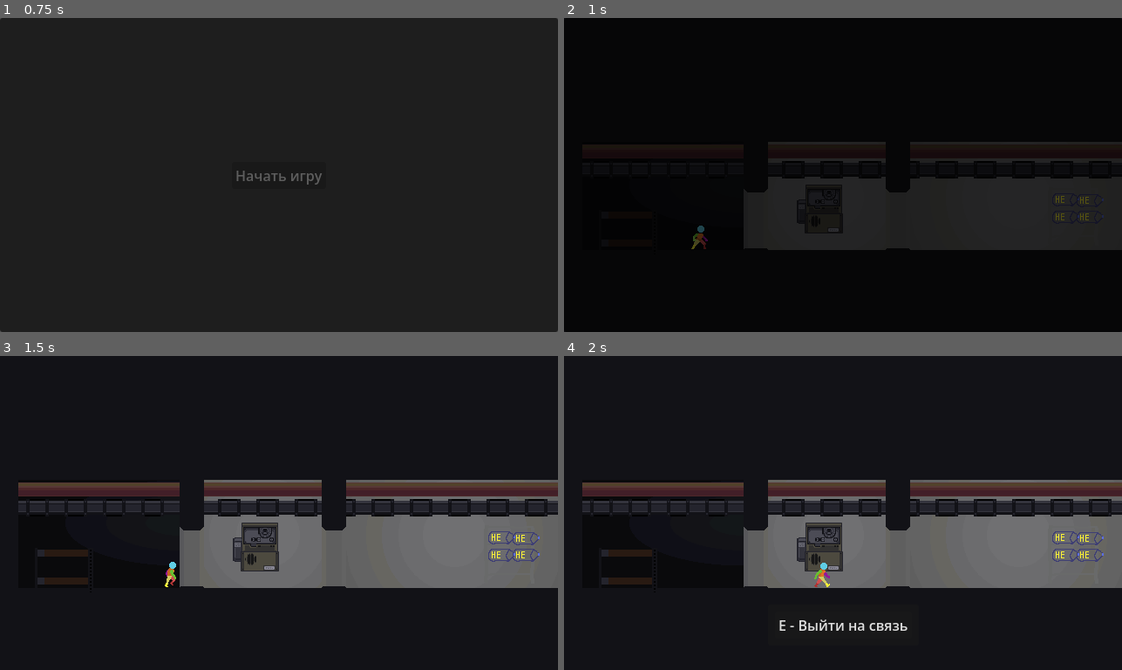
Above: before the commit, frames 1-4 (two rows, left to right).
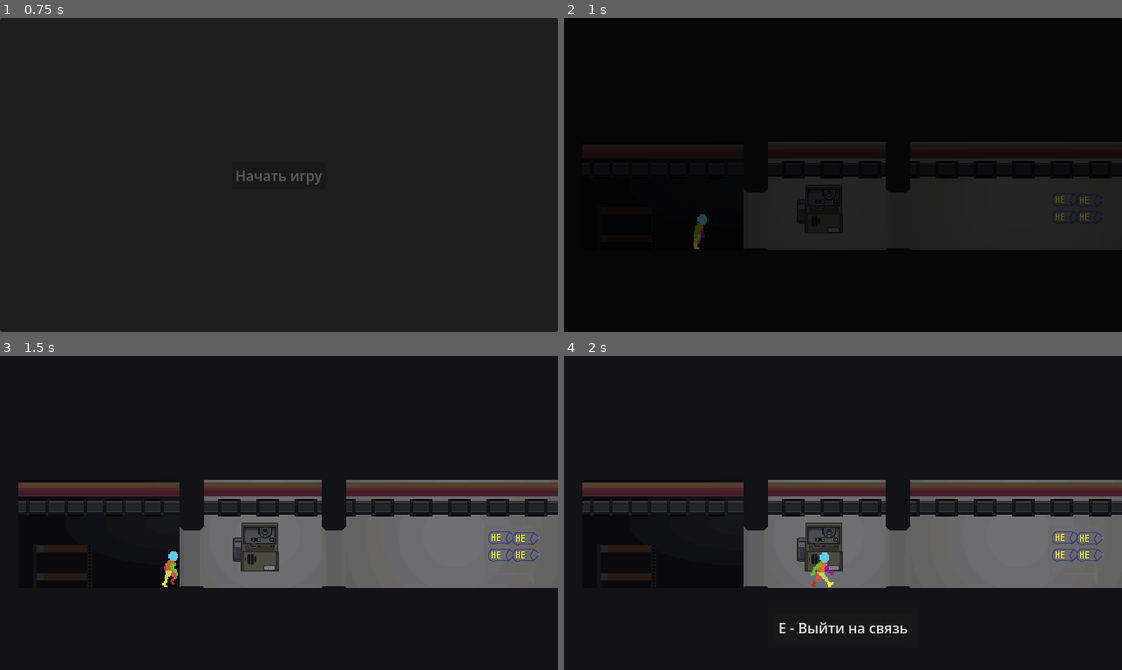
Above: after the commit, the same moments.

Repository: Rootslove/sib-jam-2026
Game: Godot game, scene res://levels/MainMenu.tscn
Same seed, same stepped clock (60 frames per second), same inputs: the game is played once before the commit and once after it.
Inputs (mouse positions are in pixels of both pictures, inside the frame that each line leads up to):
- Up to frame 1 (0.75 s): click "Начать игру" at 0.5 s
- Up to frame 2 (1 s): no input
- Up to frame 3 (1.5 s): move the mouse to (401, 497) at 1.27 s; hold Right (ui_right) from 1.28 s (still down); click (401, 497) at 1.42 s
- Up to frame 4 (2 s): keep holding Right (ui_right)

Frame 1 is identical in both runs. In frame 2, 0.2% of the frame differs, in the area x 22-26%, y 62-74%; in frame 3, 0.7%; in frame 4, 1.1%, in the area x 6-62%, y 60-89%.

Commit message:
абырвалг

Diff:
--- a/globals/game_manager.gd
+++ b/globals/game_manager.gd
@@ -3,9 +3,24 @@
 
 signal dialogue_finished(id : String)
 
+var shots_needed : int = 0
+var dialogue : DialogRes
 var player : PlayerCharacter
+var salt_levels : Array[String] = ["не соленый", "слабосоленый", "соленый", "пересолил", "да тут одна соль!"]
+var shots_required_amount : int = 0
+
+func _ready() -> void:
+	dialogue = DialogRes.new()
+	dialogue.id = "adffgg"
+	dialogue.phrases.append("Не спать, не спать! Стерлять! Стрелять!!")
+	dialogue.speaker = "Голоса в голове"
 
 func sleep(new_scene_path : String) -> void:
+	print(shots_needed)
+	if shots_needed > 0 :
+		SceneLoader.play_animation()
+		player.hud.start_dialogue(dialogue)
+		return
 	print("sleep well, fella")
 	SceneLoader.load_scene(new_scene_path, true)
 	await SceneLoader.load_finished
--- a/globals/scene_loader.gd
+++ b/globals/scene_loader.gd
@@ -61,3 +61,9 @@
 
 func load_previous() -> void :
 	load_scene(previous_scene_path)
+
+func play_animation() -> void :
+	var load_screen : LoadingScreen = loading_screen.instantiate()
+	add_child(load_screen)
+	await load_screen.loading_screen_ready
+	load_screen.on_load_finished()
--- a/levels/cooking/CookingTable.tscn
+++ b/levels/cooking/CookingTable.tscn
@@ -3,6 +3,7 @@
 [ext_resource type="PackedScene" uid="uid://cphvmyxprx75f" path="res://scenes/objects/salter/Salter.tscn" id="1_cojxw"]
 [ext_resource type="Script" uid="uid://doe0jq3w8814c" path="res://levels/cooking/cooking_table.gd" id="1_m4ugx"]
 [ext_resource type="PackedScene" uid="uid://btik5ldm7lqh6" path="res://scenes/objects/salter/SaltPiece.tscn" id="2_ks5bk"]
+[ext_resource type="Script" uid="uid://c2c273mtqokbc" path="res://levels/cooking/salt_progress_bar.gd" id="4_m4ugx"]
 
 [sub_resource type="RectangleShape2D" id="RectangleShape2D_cojxw"]
 size = Vector2(918, 20)
@@ -17,10 +18,9 @@
 [sub_resource type="Shortcut" id="Shortcut_kbru1"]
 events = [SubResource("InputEventKey_m4ugx")]
 
-[node name="CookingTable" type="Node2D" unique_id=570553603 node_paths=PackedStringArray("salter", "shell", "shell_anchor")]
+[node name="CookingTable" type="Node2D" unique_id=570553603 node_paths=PackedStringArray("salter", "shell_anchor")]
 script = ExtResource("1_m4ugx")
 salter = NodePath("Salter")
-shell = NodePath("")
 shell_anchor = NodePath("SalterAnchor")
 
 [node name="StaticBody2D" type="StaticBody2D" parent="." unique_id=1909229277]
@@ -53,8 +53,9 @@
 position = Vector2(-19, 167)
 shape = SubResource("RectangleShape2D_ks5bk")
 
-[node name="Salter" parent="." unique_id=624381517 node_paths=PackedStringArray("anchor") instance=ExtResource("1_cojxw")]
-position = Vector2(132, 241)
+[node name="Salter" parent="." unique_id=624381517 node_paths=PackedStringArray("table", "anchor") instance=ExtResource("1_cojxw")]
+position = Vector2(68, 244)
+table = NodePath("..")
 salt = ExtResource("2_ks5bk")
 anchor = NodePath("../SalterAnchor")
 
@@ -63,8 +64,37 @@
 
 [node name="ExitButton" type="Button" parent="." unique_id=1658832286]
 unique_name_in_owner = true
-offset_left = 347.0
-offset_top = -144.0
-offset_right = 355.0
-offset_bottom = -136.0
+offset_left = 558.0
+offset_top = 315.0
+offset_right = 622.0
+offset_bottom = 346.0
 shortcut = SubResource("Shortcut_kbru1")
+text = "Готово"
+
+[node name="ResetButton" type="Button" parent="." unique_id=1287804931]
+unique_name_in_owner = true
+offset_left = 524.0
+offset_top = 12.0
+offset_right = 621.0
+offset_bottom = 43.0
+text = "Убрать всё"
+
+[node name="SaltProgressBar" type="ProgressBar" parent="." unique_id=1226975418 node_paths=PackedStringArray("table")]
+unique_name_in_owner = true
+offset_left = 212.0
+offset_top = 17.0
+offset_right = 439.0
+offset_bottom = 39.0
+max_value = 9.0
+step = 1.0
+show_percentage = false
+script = ExtResource("4_m4ugx")
+table = NodePath("..")
+
+[node name="SaltProgressText" type="Label" parent="SaltProgressBar" unique_id=1301463754]
+unique_name_in_owner = true
+layout_mode = 0
+offset_left = 66.0
+offset_top = -1.0
+offset_right = 106.0
+offset_bottom = 22.0
--- a/levels/cooking/cooking_table.gd
+++ b/levels/cooking/cooking_table.gd
@@ -11,6 +11,7 @@
 	GManager.player.carried_item.reparent(shell_anchor, false)
 	shell = GManager.player.carried_item
 	%ExitButton.pressed.connect(exit)
+	%ResetButton.pressed.connect(clean_shell)
 	shell.scale = Vector2(7, 7)
 
 func _exit_tree() -> void:
@@ -20,3 +21,9 @@
 
 func exit() -> void:
 	SceneLoader.load_previous()
+
+func clean_shell() -> void :
+	shell.salt_amount = 0
+	for child : Node2D in shell.get_child(1).get_children() :
+		if child is Spice :
+			child.queue_free()
--- /dev/null
+++ b/levels/cooking/salt_progress_bar.gd
@@ -0,0 +1,7 @@
+extends ProgressBar
+
+@export var table : CookingTable
+
+func _process(delta: float) -> void:
+	value = table.shell.salt_amount % 10
+	%SaltProgressText.text = GManager.salt_levels[clampf(table.shell.salt_amount / 10, 0, 4)]
--- a/levels/day_1/day_1.tscn
+++ b/levels/day_1/day_1.tscn
@@ -1,6 +1,7 @@
 [gd_scene format=3 uid="uid://blf3tcwbrf015"]
 
 [ext_resource type="Texture2D" uid="uid://cq5hhl7r8l1tf" path="res://assets/sprites/BG/skyBox.png" id="1_1cyvw"]
+[ext_resource type="Script" uid="uid://cb6xfknn214i5" path="res://levels/main_scene.gd" id="1_nlco8"]
 [ext_resource type="Texture2D" uid="uid://cd2i05qya2dn0" path="res://assets/sprites/BG/2/background.png" id="2_nlco8"]
 [ext_resource type="Texture2D" uid="uid://bg2nk36ohfqnq" path="res://assets/sprites/BG/2/foreground.png" id="3_y75v8"]
 [ext_resource type="PackedScene" uid="uid://27xvq0m6khfa" path="res://scenes/objects/Bed/Bed.tscn" id="4_lkjiq"]
@@ -20,6 +21,8 @@
 size = Vector2(50, 240)
 
 [node name="Main" type="Node2D" unique_id=933123736]
+script = ExtResource("1_nlco8")
+shots_needed = 4
 
 [node name="Background" type="Node2D" parent="." unique_id=1320744120]
 position = Vector2(475, 199)
@@ -63,7 +66,7 @@
 
 [node name="Bed" parent="Objects" unique_id=125741387 instance=ExtResource("4_lkjiq")]
 unique_name_in_owner = true
-position = Vector2(58, 268)
+position = Vector2(56, 263)
 collision_layer = 0
 collision_mask = 2
 next_scene = "uid://c32aw6ba7trk1"
@@ -93,5 +96,5 @@
 metadata/_custom_type_script = "uid://cf8wu1u008fwv"
 
 [node name="PlayerCharacter" parent="." unique_id=1584477530 node_paths=PackedStringArray("hud") instance=ExtResource("13_1rfrp")]
-position = Vector2(136, 251)
+position = Vector2(136, 240)
 hud = NodePath("../Hud")
--- a/levels/day_2/day_2.tscn
+++ b/levels/day_2/day_2.tscn
@@ -7,6 +7,7 @@
 [ext_resource type="PackedScene" uid="uid://c04rsj6fmxabk" path="res://scenes/objects/shelve&shells/Shelve.tscn" id="5_riaxp"]
 [ext_resource type="PackedScene" uid="uid://do75j6bj5h4g0" path="res://scenes/objects/gun/Gun.tscn" id="6_jd12e"]
 [ext_resource type="PackedScene" uid="uid://dlkmg8nfuoqta" path="res://scenes/objects/Radio/Radio.tscn" id="7_jtuo5"]
+[ext_resource type="Script" uid="uid://7s6a2fioptub" path="res://scripts/shell_requirements.gd" id="7_oj2f0"]
 [ext_resource type="Script" uid="uid://bdvw2h0krd13u" path="res://scripts/dialog_res.gd" id="8_b244s"]
 [ext_resource type="Resource" uid="uid://dokkpgphpawdn" path="res://levels/day_1/radio_day_1.tres" id="9_xmq0b"]
 [ext_resource type="PackedScene" uid="uid://jef01uyf7dly" path="res://scenes/objects/cooking_table/TableObj.tscn" id="10_i6mo8"]
@@ -19,6 +20,27 @@
 
 [sub_resource type="RectangleShape2D" id="RectangleShape2D_pcet7"]
 size = Vector2(50, 240)
+
+[sub_resource type="Resource" id="Resource_oj2f0"]
+script = ExtResource("8_b244s")
+phrases = Array[String](["Я хочу соленый снаряд", "Посоли его как следует, но не перебощи!"])
+speaker = "Твоя пушка"
+id = "111"
+metadata/_custom_type_script = "uid://bdvw2h0krd13u"
+
+[sub_resource type="Resource" id="Resource_tyo1q"]
+script = ExtResource("8_b244s")
+phrases = Array[String](["Неплохо, хороший снаряд"])
+speaker = "Твоя пушка"
+id = "123"
+metadata/_custom_type_script = "uid://bdvw2h0krd13u"
+
+[sub_resource type="Resource" id="Resource_mgn70"]
+script = ExtResource("7_oj2f0")
+salt_level = 20
+help_text = SubResource("Resource_oj2f0")
+reqs_met_dialogue = SubResource("Resource_tyo1q")
+metadata/_custom_type_script = "uid://7s6a2fioptub"
 
 [node name="Day2" type="Node2D" unique_id=421249562]
 
@@ -64,7 +86,7 @@
 
 [node name="Bed" parent="Objects" unique_id=1378789970 instance=ExtResource("4_tyo1q")]
 unique_name_in_owner = true
-position = Vector2(58, 268)
+position = Vector2(59, 262)
 collision_layer = 0
 collision_mask = 2
 next_scene = "uid://blf3tcwbrf015"
@@ -73,9 +95,11 @@
 [node name="Shelve" parent="Objects" unique_id=325387380 instance=ExtResource("5_riaxp")]
 unique_name_in_owner = true
 position = Vector2(564, 223)
+amount = 1
 
 [node name="Gun" parent="Objects" unique_id=1644629653 instance=ExtResource("6_jd12e")]
 position = Vector2(866, 109)
+reqs = Array[ExtResource("7_oj2f0")]([SubResource("Resource_mgn70")])
 
 [node name="Radio" parent="Objects" unique_id=705585387 instance=ExtResource("7_jtuo5")]
 position = Vector2(274, 221)
@@ -97,5 +121,5 @@
 metadata/_custom_type_script = "uid://cf8wu1u008fwv"
 
 [node name="PlayerCharacter" parent="." unique_id=1584477530 node_paths=PackedStringArray("hud") instance=ExtResource("13_wxdu8")]
-position = Vector2(136, 251)
+position = Vector2(142, 243)
 hud = NodePath("../Hud")
--- a/levels/main_scene.gd
+++ b/levels/main_scene.gd
@@ -1,14 +1,8 @@
 extends Node2D
 
 @export var he_shell : PackedScene
+@export var shots_needed : int = 1
 var is_ready : bool = false
 
 func _ready() -> void:
-	if is_ready :
-		return
-
-	%Shelve.add_shell(he_shell.instantiate())
-	%Shelve.add_shell(he_shell.instantiate())
-	%Shelve.add_shell(he_shell.instantiate())
-	%Shelve.add_shell(he_shell.instantiate())
-	is_ready = true
+	GManager.shots_needed = shots_needed
--- a/scenes/PlayerCharacter.tscn
+++ b/scenes/PlayerCharacter.tscn
@@ -61,6 +61,7 @@
 }
 
 [node name="PlayerCharacter" type="CharacterBody2D" unique_id=1584477530]
+scale = Vector2(1.4, 1.4)
 collision_layer = 2
 script = ExtResource("1_cij07")
 
--- a/scenes/UI/HUD.tscn
+++ b/scenes/UI/HUD.tscn
@@ -28,7 +28,7 @@
 offset_right = 148.5
 grow_horizontal = 2
 grow_vertical = 0
-theme_override_constants/margin_bottom = 24
+theme_override_constants/margin_bottom = 18
 
 [node name="PanelContainer" type="PanelContainer" parent="ActionContainer" unique_id=951263260]
 layout_mode = 2
@@ -60,12 +60,13 @@
 anchor_top = 1.0
 anchor_right = 0.5
 anchor_bottom = 1.0
-offset_left = -148.5
-offset_top = -79.0
-offset_right = 148.5
+offset_left = -148.0
+offset_top = -80.0
+offset_right = 149.0
+offset_bottom = -1.0
 grow_horizontal = 2
 grow_vertical = 0
-theme_override_constants/margin_bottom = 24
+theme_override_constants/margin_bottom = 18
 
 [node name="PanelContainer" type="PanelContainer" parent="HitnContainer" unique_id=323843900]
 layout_mode = 2
--- a/scenes/UI/dialogue_panel.gd
+++ b/scenes/UI/dialogue_panel.gd
@@ -58,6 +58,8 @@
 	self.visible = false
 
 func start_dialogue(dialog : DialogRes) -> void:
+	hide_timer.stop()
+	phrase_timer.stop()
 	if current_phrase_idx != current_dialogue.size() || cur_char_idx != full_text.length() :
 		GManager.dialogue_finished.emit(cur_dialogue_id)
 	%CharacterName.text = dialog.speaker
--- a/scenes/objects/Bed/bed.gd
+++ b/scenes/objects/Bed/bed.gd
@@ -4,4 +4,4 @@
 @export_file var next_scene : String
 
 func on_button_pressed() -> void:
-	SceneLoader.load_scene(next_scene)
+	GManager.sleep(next_scene)
--- a/scenes/objects/gun/gun.gd
+++ b/scenes/objects/gun/gun.gd
@@ -3,6 +3,8 @@
 
 @export var shoot_string = "Е - выстрелить!"
 @export var hint_string = "нет снаряда"
+@export var reqs : Array[ShellRequirements]
+var cur_req_idx : int = 0
 
 var is_firing : bool = false
 
@@ -21,10 +23,14 @@
 		player.hud.show_action(shoot_string)
 
 func on_button_pressed() -> void:
+	if not check_reqs() :
+		player.hud.hide_action()
+		return
 	player.drop_item().queue_free()
 	player.hud.hide_action()
 	%AnimatedSprite2D.play("fire")
 	is_firing = true
+	GManager.shots_needed -= 1
 
 func on_animation_finished() -> void:
 	if is_firing :
@@ -34,3 +40,13 @@
 		var bodies = get_overlapping_bodies()
 		if not bodies.is_empty() :
 			notify_player_enter(bodies[0])
+
+func check_reqs() -> bool:
+	print("check")
+	if reqs.is_empty() || reqs.size() <= cur_req_idx:
+		return true
+	if player.carried_item.salt_amount < reqs[cur_req_idx].salt_level || player.carried_item.salt_amount > reqs[cur_req_idx].salt_level + 10 :
+		player.hud.start_dialogue(reqs[cur_req_idx].help_text)
+		return false
+	cur_req_idx += 1
+	return true
--- a/scenes/objects/salter/salter.gd
+++ b/scenes/objects/salter/salter.gd
@@ -1,5 +1,7 @@
 extends CharacterBody2D
 class_name Salter
+
+@export var table : CookingTable
 
 @export var salt : PackedScene
 @export var anchor : Node2D
@@ -28,4 +30,5 @@
 			last_big_y_velocity_sign = !last_big_y_velocity_sign
 			var new_salt : Spice = salt.instantiate()
 			get_parent().add_child(new_salt)
+			new_salt.table = table
 			new_salt.global_position = %SpawnPoint.global_position
--- a/scenes/objects/salter/spice.gd
+++ b/scenes/objects/salter/spice.gd
@@ -7,6 +7,8 @@
 @export var fall_velocity : float = 160
 var velocity : Vector2 = Vector2.DOWN
 var area : Area2D
+
+var table : CookingTable
 
 func _ready() -> void:
 	self.area_entered.connect(on_area_entered)
@@ -42,3 +44,4 @@
 	reparent(area, true)
 	set_physics_process(false)
 	set_deferred("disabled", true)
+	table.shell.salt_amount += 1
--- /dev/null
+++ b/scripts/shell_requirements.gd
@@ -0,0 +1,6 @@
+extends Resource
+class_name ShellRequirements
+
+@export_range(0, 50, 1)var salt_level : int
+@export var help_text : DialogRes
+@export var reqs_met_dialogue : DialogRes
Not shown, added: levels/cooking/salt_progress_bar.gd.uid
Not shown, added: scripts/shell_requirements.gd.uid
